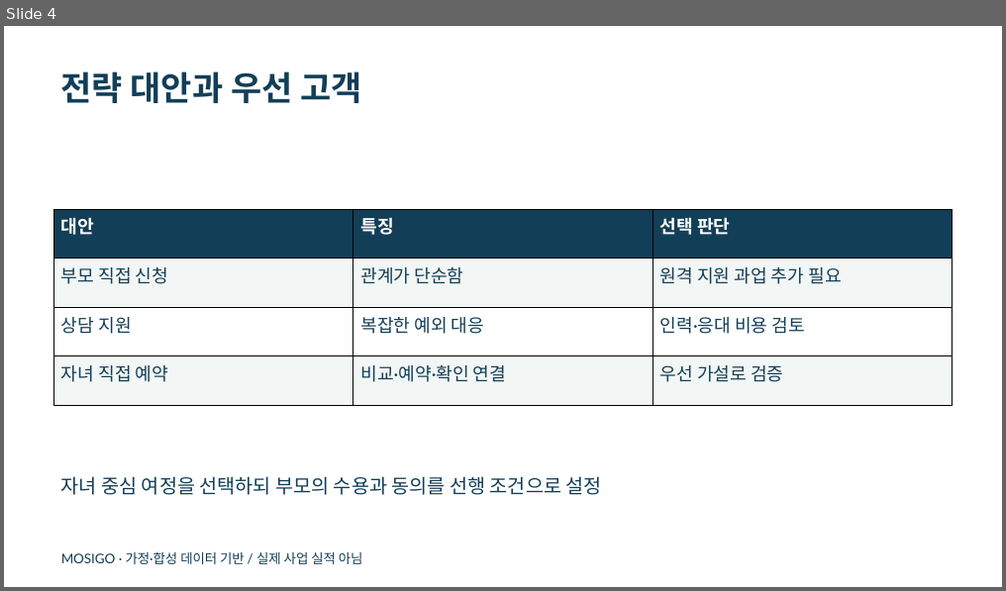
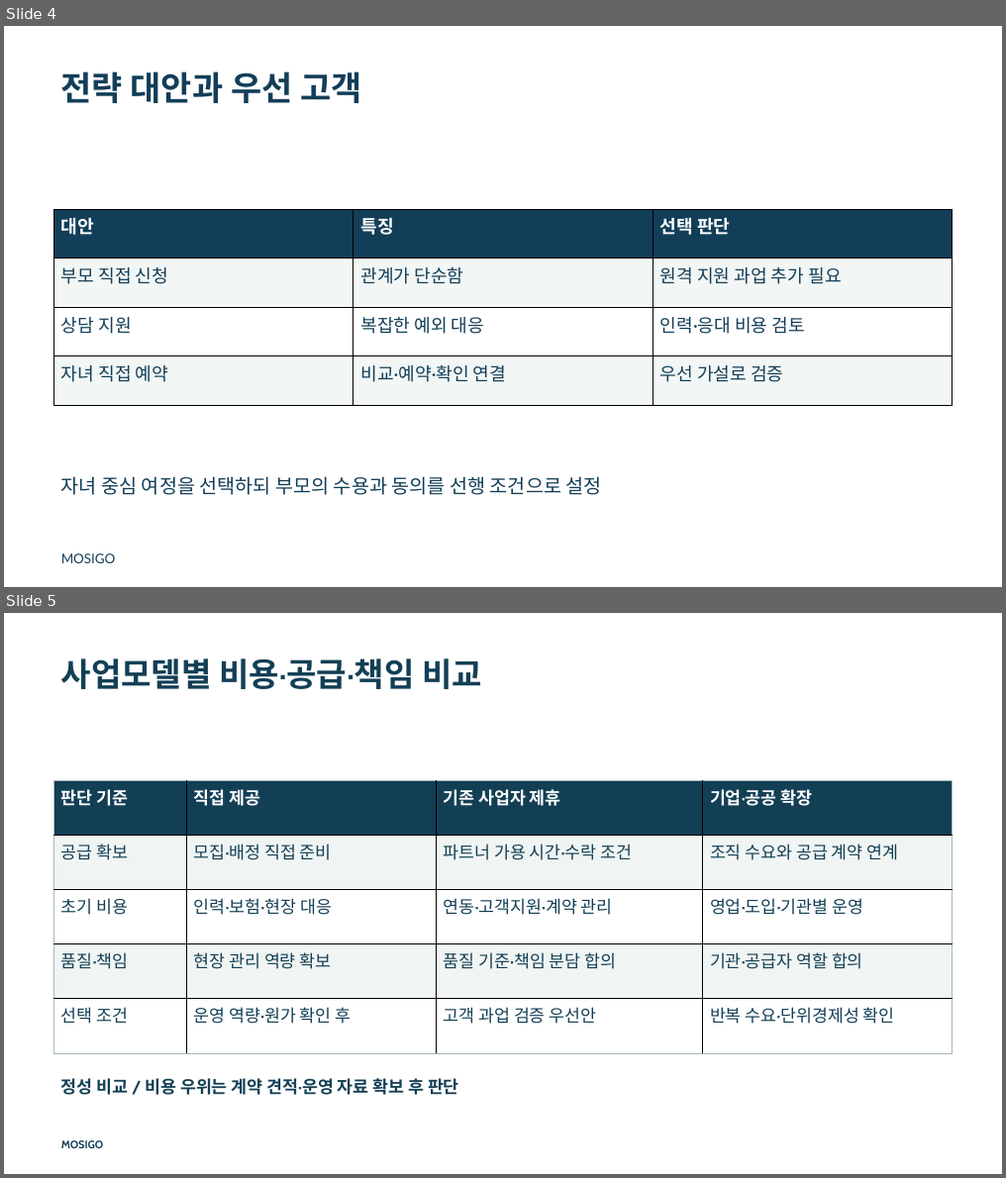
Before and after one commit to dohyunkimmm/mosigo-case-study, a slide deck: downloads/mosigo_report.pptx. Shown one above the other, each under a label of ours: slide 4 before the commit, slides 4 and 5 after it. The pictures are 1006x591 and 1006x1178 pixels, drawn with LibreOffice and Linux fonts; fonts in the diff are those of the drawing. Boxes give left, top, right and bottom in pixels: in the first picture for what was removed or moved away, otherwise in the second. Text is boxed around its words. In the diff, an @@ line names an element or a change of style, - is before the commit and + after.

```diff
--- a/downloads/mosigo_report.pptx
+++ b/downloads/mosigo_report.pptx
@@ slide 5 added at (x1=4, y1=613, x2=1002, y2=1174), background #FFFFFF @@
@@ text added at (x1=61, y1=659, x2=482, y2=689), 31.5 pt, text #133F55, bold @@
+사업모델별 비용·공급·책임 비교
@@ table added at (x1=54, y1=780, x2=951, y2=1054), 5 rows, 4 columns @@
+판단 기준 | 직접 제공 | 기존 사업자 제휴 | 기업·공공 확장
+공급 확보 | 모집·배정 직접 준비 | 파트너 가용 시간·수락 조건 | 조직 수요와 공급 계약 연계
+초기 비용 | 인력·보험·현장 대응 | 연동·고객지원·계약 관리 | 영업·도입·기관별 운영
+품질·책임 | 현장 관리 역량 확보 | 품질 기준·책임 분담 합의 | 기관·공급자 역할 합의
+선택 조건 | 운영 역량·원가 확인 후 | 고객 과업 검증 우선안 | 반복 수요·단위경제성 확인
@@ text added at (x1=61, y1=1078, x2=459, y2=1095), 16.5 pt, text #133F55, bold @@
+정성 비교 / 비용 우위는 계약 견적·운영 자료 확보 후 판단
@@ text added at (x1=61, y1=1141, x2=103, y2=1149), 10.5 pt, text #133F55, bold @@
+MOSIGO
@@ slide 4 changed as well @@
@@ text at (x1=61, y1=554, x2=116, y2=564): text changed @@
-MOSIGO · 가정·합성 데이터 기반 / 실제 사업 실적 아님
+MOSIGO
```
Also in this commit, not shown: 8 other slides changed, 1 other slide added, 4 other files.
